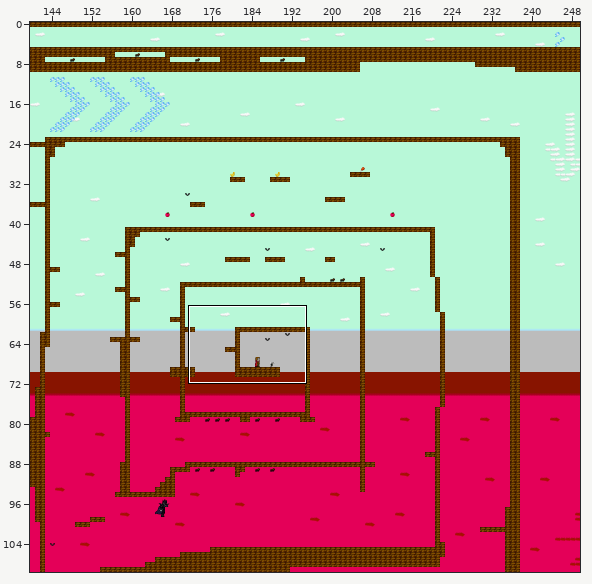
Tiled map -- android/assets/tilemap_03.tmx. Above: a wide view before the commit, with the close-up outlined.
Close-up. Before the commit:
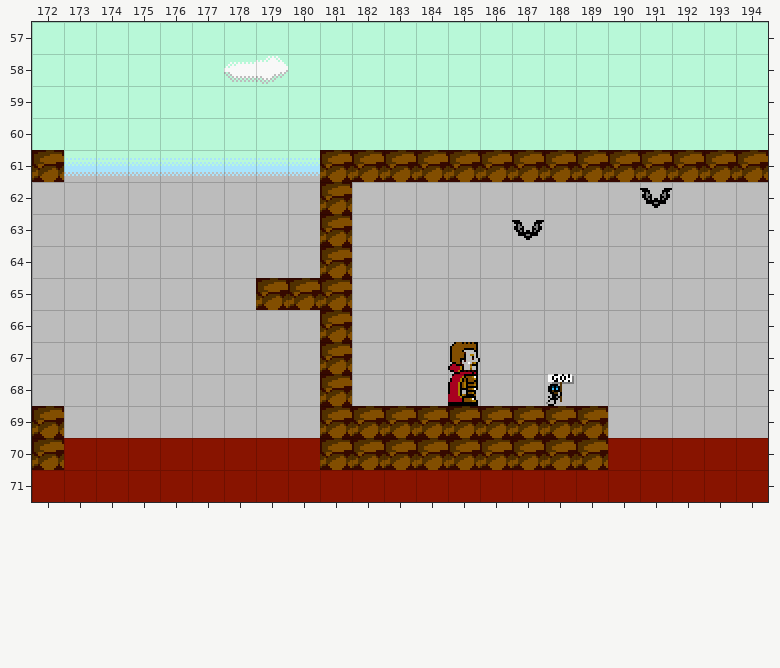
Cells are 16x16 px. Shown: x 172..194, y 57..71.
And afterwards:
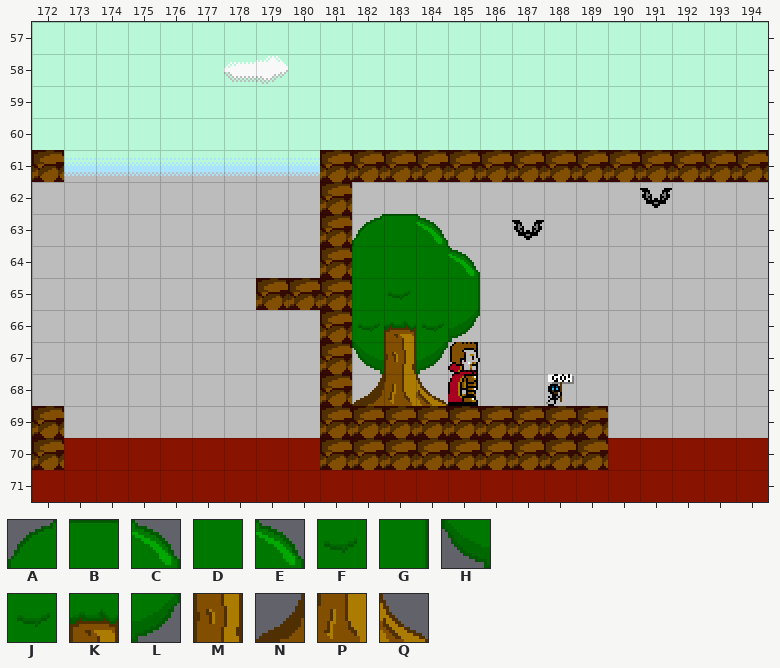
Key: from "tileset_backgrounds": A 217, B 218, C 219, D 231, E 234, F 246, G 248, H 258, J 259, K 260, L 262, M 274, N 287, P 288, Q 289.
_ is an empty cell, . an unchanged one.
What changed:
--- layer "BG Elements"
@@ x 182..185 @@
-63 ___.
-64 ____
-65 ____
-66 ____
-67 ___.
-68 ___.
+63 ABC.
+64 DDDE
+65 DFDG
+66 JKJL
+67 HML.
+68 NPQ.
Changed places in both close-ups, as pixel boxes (x1, y1, x2, y2):
added: (352, 214, 480, 406)
